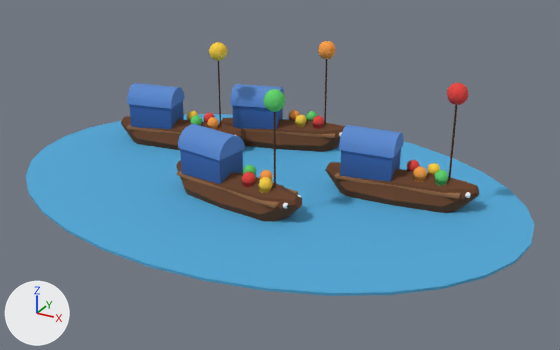
One commit to the glTF model models/world/lm-cairang.glb: the scene before it, then after it.
Before and after are seen from a camera (50 mm lens) standing at (10.83, -18.59, 9.75) and looking at (0.7, -0.18, 0.55). The axes (+X, +Y, +Z) are drawn at lower left. The lights are the same throughout. The first picture is the older version. Where no turn or scale is listed for an object, it has been applied to the vertices. Vertices at exactly the same position are counted once.
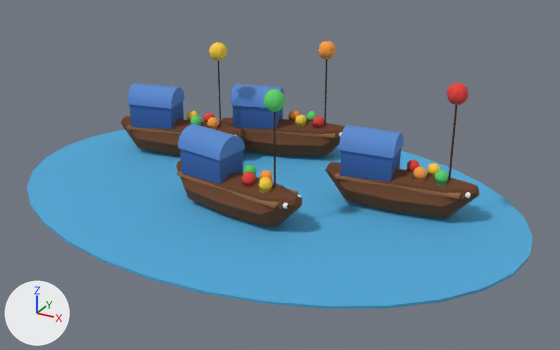
The newer file is also turned or shifted as a whole; pictures and numbers use the older file's frame.

Boxes [x1, y1, x2, y2] around the edits, measured in the pictures (560 x 350 px; the box of a moved part takes in the faces that stretch with it):
'Mesh_0', reshaped: before [26, 41, 535, 296]; after [27, 41, 533, 309]
part 1 of me_mesh_0, moved or reshaped: before [26, 114, 535, 296]; after [27, 123, 533, 309]
part 2 of me_mesh_0, edited (looks the same): [136, 136, 473, 221] in both

The edits, one by one:
me_mesh_0 has 3176 vertices, 6300 faces and spans x 0.0..16.0, y -11.2..0.0, z 0.0..4.1.
me_mesh_0 is used by ob_mesh_0; location (-8.0, 5.6, -0.35).
me_mesh_0 part 1: the loose piece of 64 vertices spanning x 0.0..16.0, y -11.2..0.0, z 0.4..0.5 is moved by (0.0, 0.0, -0.4).
me_mesh_0 part 2: 263 kept faces spanning x 1.8..14.2, y -8.0..-1.3, z 0.0..1.3 get new vertex colours.
